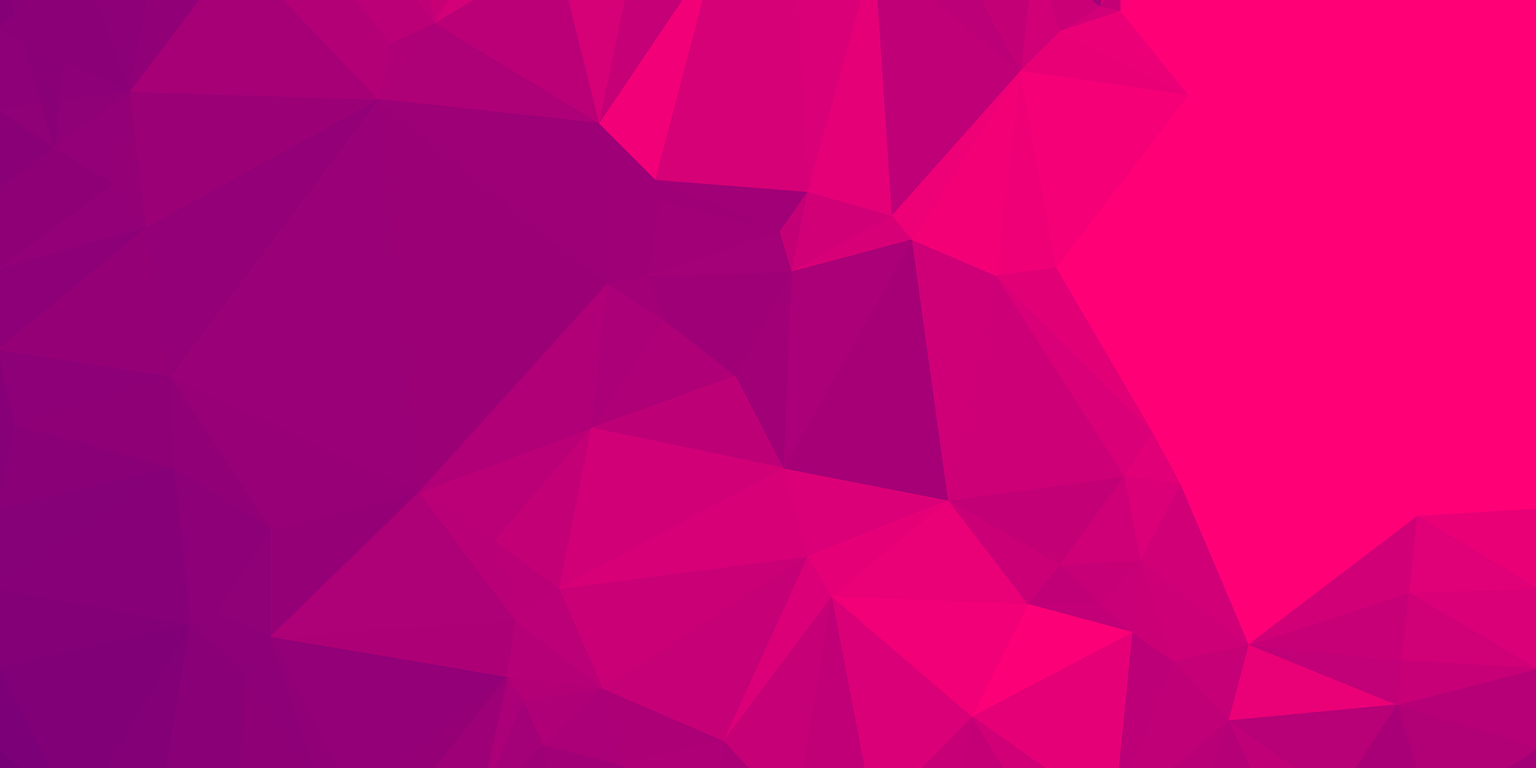
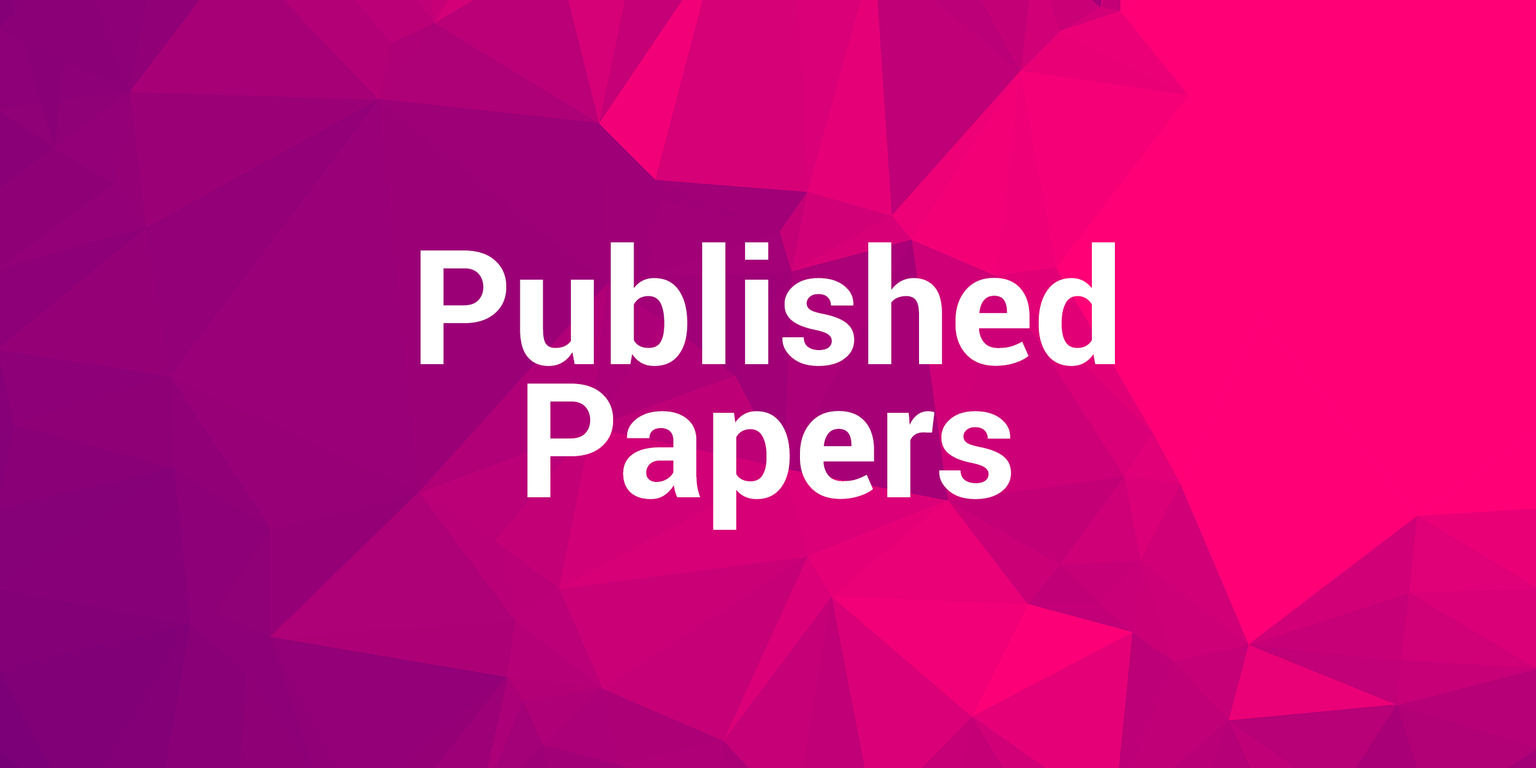
Revision of a layered 1536 × 768 image; what changed, layer by layer:
renamed "Quick Bites" to "Published Papers", showed it, painted on it over [420, 241, 1115, 530]
